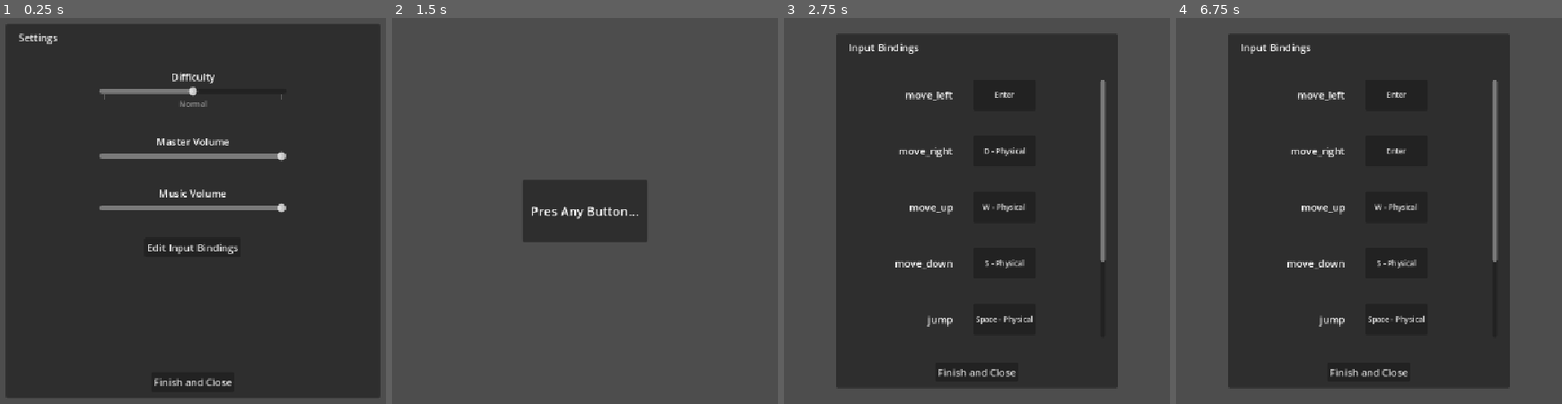
Above: before the commit, frames 1-4 (left to right).
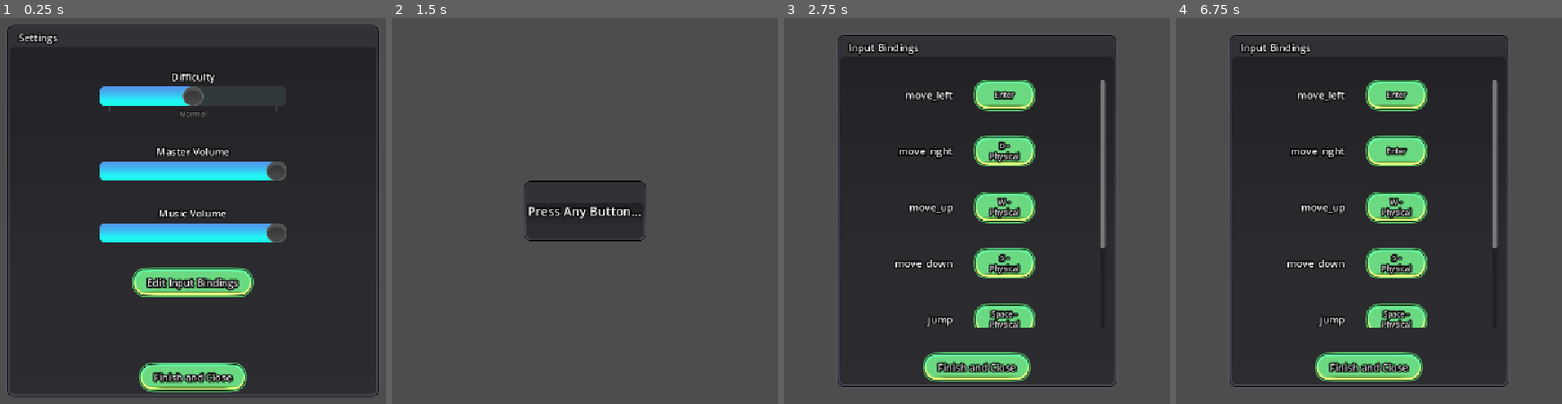
Above: after the commit, the same moments.

Repository: coco4332/Week6-Accessibility
Game: Godot game, scene res://obj/ui/menu_setttings.tscn
Same seed, same stepped clock (60 frames per second), same inputs: the game is played once before the commit and once after it. The project has no main scene, so this scene is started directly.
Inputs (mouse positions are in pixels of both pictures, inside the frame that each line leads up to):
- Up to frame 1 (0.25 s): no input
- Up to frame 2 (1.5 s): click "Edit Input Bindings" at 0.5 s; click "A - Physical" at 1.25 s
- Up to frame 3 (2.75 s): tap Enter at 2 s; move the mouse to (1135, 191) at 2.02 s
- Up to frame 4 (6.75 s): click "Enter" at 2.75 s; tap Enter at 3.5, 5, 6.5 s; move the mouse to (1226, 230) at 3.52 s; click "Enter" at 4.25 s; move the mouse to (1442, 122) at 5.02 s; click "D - Physical" at 5.75 s; move the mouse to (1334, 292) at 6.52 s

The runs differ from the first frame. In frame 1, 14% of the frame differs, in the area x 1-99%, y 1-99%; in frame 2, 1.2%; in frame 3, 11%; in frame 4, 11%.

Commit message:
add main ui theme

Diff:
--- /dev/null
+++ b/week-6-accessibility/obj/main_theme.tres
@@ -0,0 +1,119 @@
+[gd_resource type="Theme" format=3 uid="uid://bki2k4badj7yq"]
+
+[ext_resource type="Texture2D" uid="uid://b7icv2a5ad6oc" path="res://content/gfx/Standart Button Disable 1.png" id="1_500kr"]
+[ext_resource type="Texture2D" uid="uid://drq35i8yc707t" path="res://content/gfx/Panel 4_.png" id="1_ioyp8"]
+[ext_resource type="Texture2D" uid="uid://bhavcakwx4g67" path="res://content/gfx/Standart Button Hover 1.png" id="2_cncyh"]
+[ext_resource type="Texture2D" uid="uid://c40qvfdu366aq" path="res://content/gfx/Standart Button Normal 1.png" id="2_ctb34"]
+[ext_resource type="Texture2D" uid="uid://eq2hxemo7wd" path="res://content/gfx/Standart Button Active 1.png" id="4_uldgl"]
+[ext_resource type="Texture2D" uid="uid://c4itreopa8cmg" path="res://content/gfx/grabber.png" id="5_r2tr5"]
+[ext_resource type="Texture2D" uid="uid://cbhv4d76v51mm" path="res://content/gfx/Item 2.png" id="6_1hbdl"]
+[ext_resource type="Texture2D" uid="uid://8rokxu8wu2vq" path="res://content/gfx/Background Static.png" id="6_uldgl"]
+[ext_resource type="Texture2D" uid="uid://4tjskgaduid0" path="res://content/gfx/Background Bar.png" id="7_7ywdr"]
+
+[sub_resource type="StyleBoxTexture" id="StyleBoxTexture_k2fuf"]
+texture = ExtResource("1_500kr")
+texture_margin_left = 16.0
+texture_margin_top = 12.0
+texture_margin_right = 16.0
+texture_margin_bottom = 12.0
+
+[sub_resource type="StyleBoxTexture" id="StyleBoxTexture_uldgl"]
+content_margin_left = 24.0
+content_margin_right = 24.0
+texture = ExtResource("2_cncyh")
+texture_margin_left = 16.0
+texture_margin_top = 12.0
+texture_margin_right = 16.0
+texture_margin_bottom = 12.0
+
+[sub_resource type="StyleBoxTexture" id="StyleBoxTexture_k0jol"]
+content_margin_left = 24.0
+content_margin_right = 24.0
+texture = ExtResource("2_cncyh")
+texture_margin_left = 16.0
+texture_margin_top = 12.0
+texture_margin_right = 16.0
+texture_margin_bottom = 12.0
+
+[sub_resource type="StyleBoxTexture" id="StyleBoxTexture_500kr"]
+content_margin_left = 24.0
+content_margin_right = 24.0
+texture = ExtResource("2_ctb34")
+texture_margin_left = 16.0
+texture_margin_top = 12.0
+texture_margin_right = 16.0
+texture_margin_bottom = 12.0
+
+[sub_resource type="StyleBoxTexture" id="StyleBoxTexture_cncyh"]
+content_margin_left = 24.0
+content_margin_right = 24.0
+texture = ExtResource("4_uldgl")
+texture_margin_left = 16.0
+texture_margin_top = 12.0
+texture_margin_right = 16.0
+texture_margin_bottom = 12.0
+
+[sub_resource type="StyleBoxTexture" id="StyleBoxTexture_7ywdr"]
+texture = ExtResource("7_7ywdr")
+texture_margin_left = 12.0
+texture_margin_top = 12.0
+texture_margin_right = 12.0
+texture_margin_bottom = 12.0
+
+[sub_resource type="StyleBoxTexture" id="StyleBoxTexture_r2tr5"]
+texture = ExtResource("7_7ywdr")
+texture_margin_left = 12.0
+texture_margin_top = 12.0
+texture_margin_right = 12.0
+texture_margin_bottom = 12.0
+
+[sub_resource type="StyleBoxTexture" id="StyleBoxTexture_1hbdl"]
+texture = ExtResource("6_uldgl")
+texture_margin_left = 12.0
+texture_margin_top = 16.0
+texture_margin_right = 12.0
+texture_margin_bottom = 16.0
+
+[sub_resource type="StyleBoxTexture" id="StyleBoxTexture_ioyp8"]
+texture = ExtResource("1_ioyp8")
+texture_margin_left = 12.0
+texture_margin_top = 48.0
+texture_margin_right = 12.0
+texture_margin_bottom = 12.0
+modulate_color = Color(0.62131864, 0.6176691, 0.6879346, 1)
+
+[sub_resource type="StyleBoxTexture" id="StyleBoxTexture_aj1fq"]
+texture = ExtResource("6_uldgl")
+texture_margin_left = 12.0
+texture_margin_top = 12.0
+texture_margin_right = 12.0
+texture_margin_bottom = 12.0
+
+[sub_resource type="StyleBoxTexture" id="StyleBoxTexture_m4w8e"]
+texture = ExtResource("7_7ywdr")
+texture_margin_left = 12.0
+texture_margin_top = 12.0
+texture_margin_right = 12.0
+texture_margin_bottom = 12.0
+region_rect = Rect2(0, 0, 121, 37)
+
+[resource]
+default_font_size = 10
+Button/constants/outline_size = 9
+Button/font_sizes/font_size = 16
+Button/styles/disabled = SubResource("StyleBoxTexture_k2fuf")
+Button/styles/focus = SubResource("StyleBoxTexture_uldgl")
+Button/styles/hover = SubResource("StyleBoxTexture_k0jol")
+Button/styles/normal = SubResource("StyleBoxTexture_500kr")
+Button/styles/pressed = SubResource("StyleBoxTexture_cncyh")
+HSlider/icons/grabber = ExtResource("5_r2tr5")
+HSlider/icons/grabber_disabled = ExtResource("6_1hbdl")
+HSlider/icons/grabber_highlight = ExtResource("5_r2tr5")
+HSlider/styles/grabber_area = SubResource("StyleBoxTexture_7ywdr")
+HSlider/styles/grabber_area_highlight = SubResource("StyleBoxTexture_r2tr5")
+HSlider/styles/slider = SubResource("StyleBoxTexture_1hbdl")
+Label/constants/outline_size = 8
+Label/font_sizes/font_size = 16
+Panel/styles/panel = SubResource("StyleBoxTexture_ioyp8")
+ProgressBar/styles/background = SubResource("StyleBoxTexture_aj1fq")
+ProgressBar/styles/fill = SubResource("StyleBoxTexture_m4w8e")
--- a/week-6-accessibility/obj/ui/menu_setttings.tscn
+++ b/week-6-accessibility/obj/ui/menu_setttings.tscn
@@ -2,6 +2,7 @@
 
 [ext_resource type="Script" uid="uid://dw0kgujospif6" path="res://src/ui/difficulty_label.gd" id="1_ce0xg"]
 [ext_resource type="Script" uid="uid://exj6e0kef6un" path="res://src/ui/settings.gd" id="1_jdtyy"]
+[ext_resource type="Theme" uid="uid://bki2k4badj7yq" path="res://obj/main_theme.tres" id="1_um2y2"]
 [ext_resource type="Script" uid="uid://cy0mxu1j2a6cx" path="res://src/ui/submenu_button.gd" id="3_6kawi"]
 [ext_resource type="Script" uid="uid://cuni54bwj62qj" path="res://src/ui/input_bindings.gd" id="4_it18t"]
 [ext_resource type="Script" uid="uid://bahllducjarra" path="res://src/ui/input_binding.gd" id="5_2n160"]
@@ -14,6 +15,7 @@
 anchor_bottom = 1.0
 grow_horizontal = 2
 grow_vertical = 2
+theme = ExtResource("1_um2y2")
 
 [node name="Main" type="Control" parent="." unique_id=824564387 node_paths=PackedStringArray("difficulty_slider", "master_vol_slider", "music_vol_slider", "close_button")]
 layout_mode = 1
@@ -144,6 +146,7 @@
 text = "Finish and Close"
 
 [node name="InputBindings" type="Control" parent="." unique_id=1215993759 node_paths=PackedStringArray("control_blueprint", "close_button")]
+visible = false
 layout_mode = 1
 anchors_preset = 15
 anchor_right = 1.0
@@ -241,6 +244,7 @@
 text = "Finish and Close"
 
 [node name="ListenForInput" type="Control" parent="." unique_id=329420070 node_paths=PackedStringArray("parent_menu")]
+visible = false
 layout_mode = 1
 anchors_preset = 15
 anchor_right = 1.0
@@ -274,7 +278,7 @@
 grow_horizontal = 2
 grow_vertical = 2
 theme_override_font_sizes/font_size = 20
-text = "Pres Any Button..."
+text = "Press Any Button..."
 horizontal_alignment = 1
 vertical_alignment = 1
 
Binary file added: week-6-accessibility/content/gfx/Background Bar.png
Not shown, added: week-6-accessibility/content/gfx/Background Bar.png.import
Binary file added: week-6-accessibility/content/gfx/Background Static.png
Not shown, added: week-6-accessibility/content/gfx/Background Static.png.import
Binary file added: week-6-accessibility/content/gfx/Foreground.png
Not shown, added: week-6-accessibility/content/gfx/Foreground.png.import
Binary file added: week-6-accessibility/content/gfx/Item 1.png
Not shown, added: week-6-accessibility/content/gfx/Item 1.png.import
Binary file added: week-6-accessibility/content/gfx/Item 2.png
Not shown, added: week-6-accessibility/content/gfx/Item 2.png.import
Binary file added: week-6-accessibility/content/gfx/Item 3.png
Not shown, added: week-6-accessibility/content/gfx/Item 3.png.import
(and 15 more such lines)
